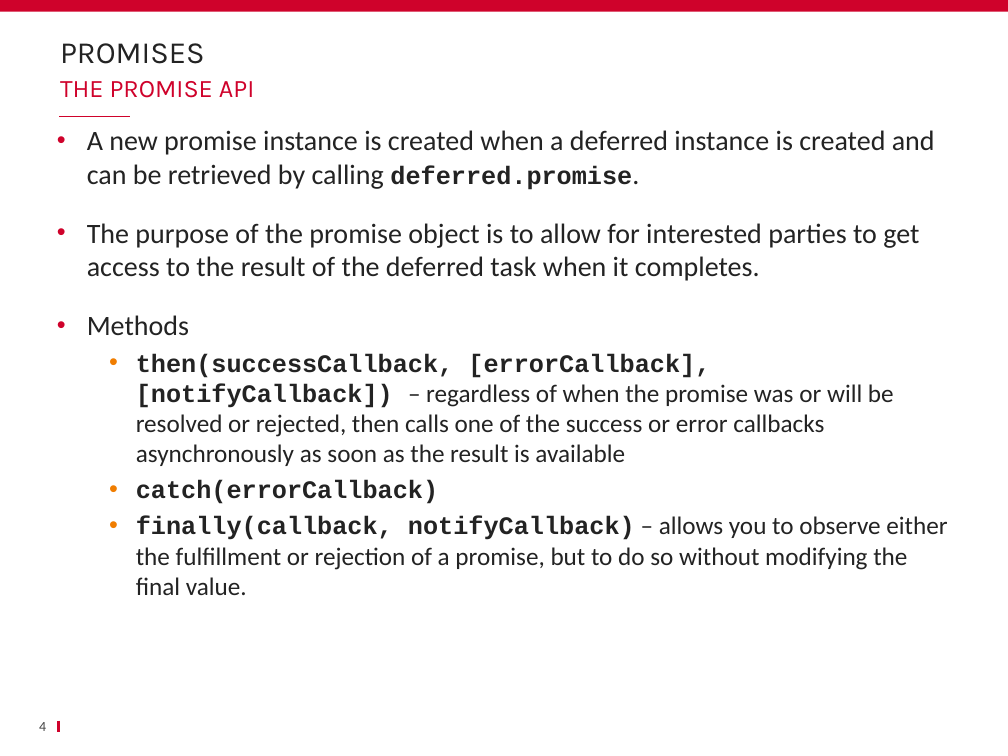
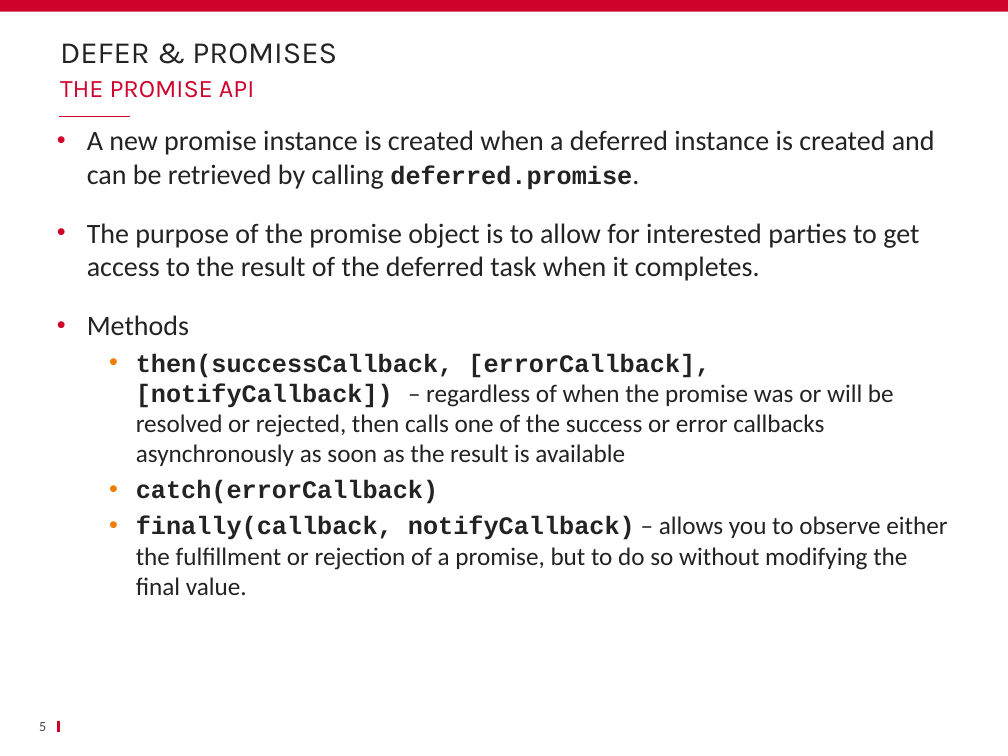
Before and after one commit to ycintre/formation-angularjs, a slide deck: slide 5 of 10 $q/$q.pptx (slide 4 before the commit). Drawn at 1008x756 pixels with LibreOffice and Linux fonts; fonts in the diff are those of the drawing; background and template pictures are left out. Boxes give left, top, right and bottom in pixels: in the first picture for what was removed or moved away, otherwise in the second. Text is boxed around its words. In the diff, an @@ line names an element or a change of style, - is before the commit and + after.

```diff
--- a/10 $q/$q.pptx
+++ b/10 $q/$q.pptx
@@ title at bbox=[60, 43, 337, 64]: text changed @@
-PROMISES
+DEFER & PROMISES
@@ page number at bbox=[39, 722, 46, 731]: text changed @@
-4
+5
```
Also in this commit, not shown: 6 other slides changed, 2 slides removed.
